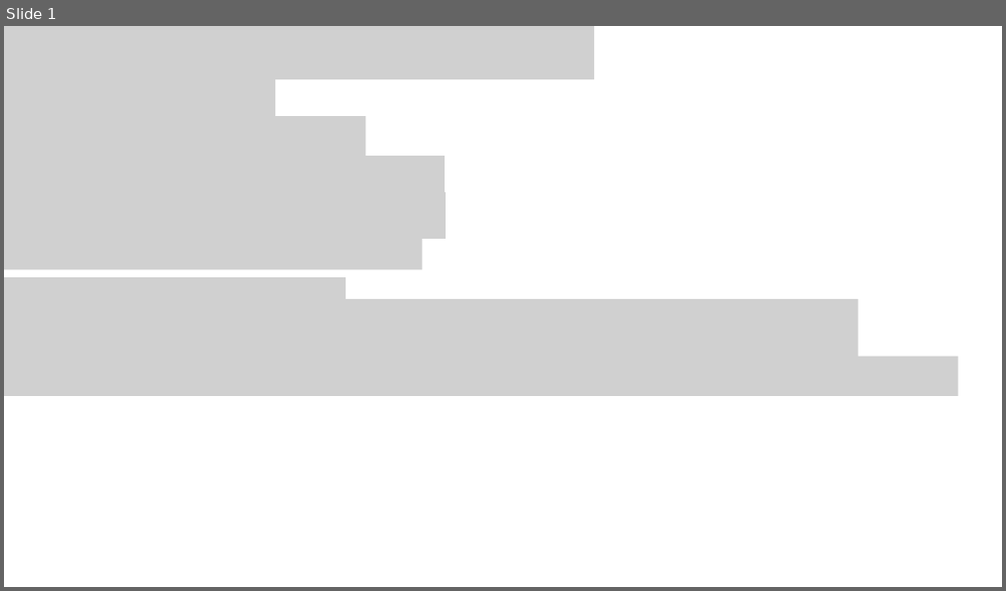
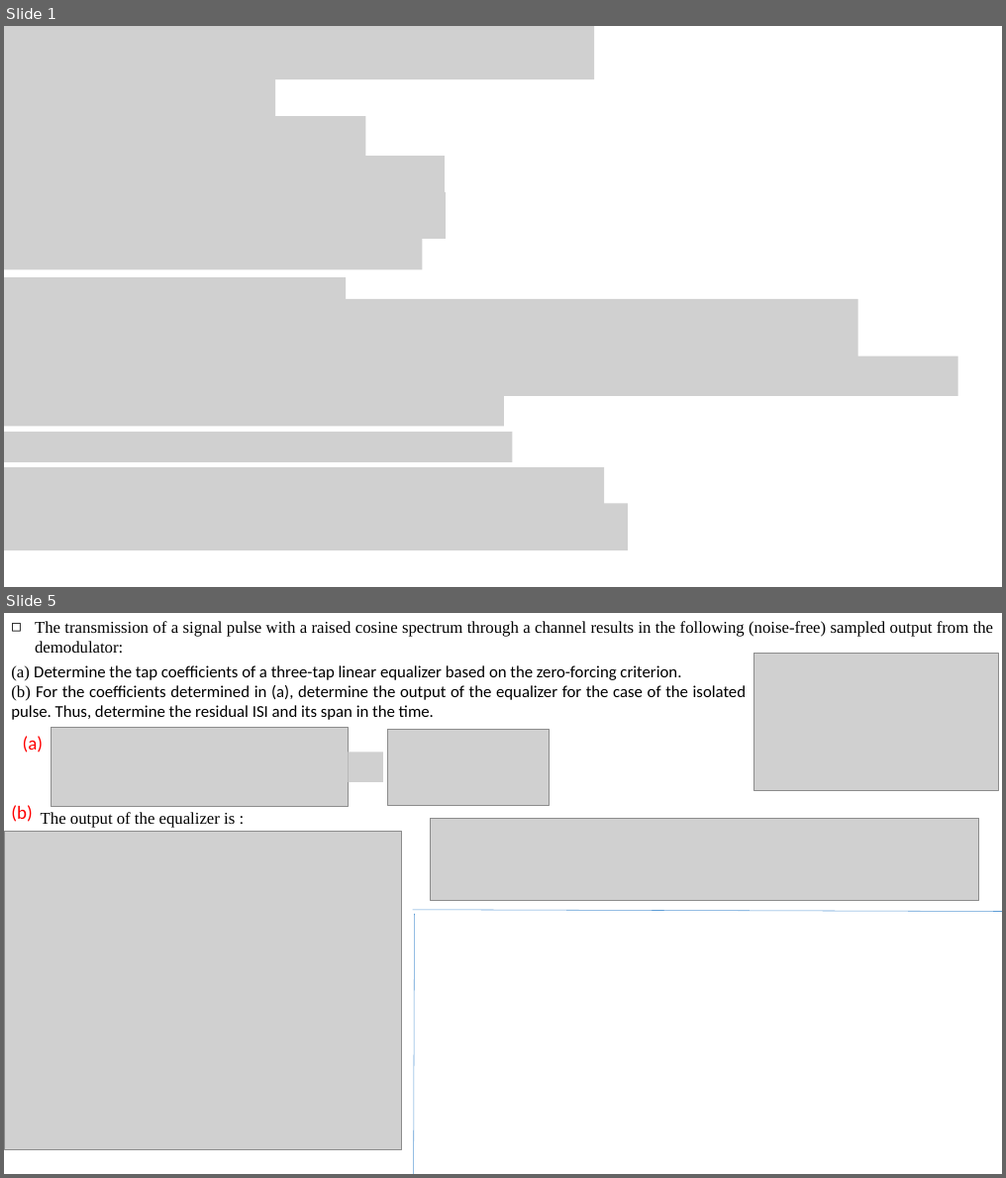
Before and after one commit to chris-nthu/communication, a slide deck: communication_theory/FINAL/FINAL大抄.pptx. Shown one above the other, each under a label of ours: slide 1 before the commit, slides 1 and 5 after it; the slides between them are not shown. The pictures are 1006x591 and 1006x1178 pixels, drawn with LibreOffice and Linux fonts; fonts in the diff are those of the drawing; grey boxes stand for pictures. Boxes give left, top, right and bottom in pixels: in the first picture for what was removed or moved away, otherwise in the second. Text is boxed around its words. In the diff, an @@ line names an element or a change of style, - is before the commit and + after.

```diff
--- a/communication_theory/FINAL/FINAL大抄.pptx
+++ b/communication_theory/FINAL/FINAL大抄.pptx
@@ slide 5 added at (4,613,1002,1174), background #FFFFFF @@
@@ text added at (35,621,993,653), 16 pt, text #000000 @@
+◻ The transmission of a signal pulse with a raised cosine spectrum through a channel results in the following (noise-free) sampled output from the demodulator:
@@ text added at (11,665,746,720), 16 pt, text #000000 @@
+(a) Determine the tap coefficients of a three-tap linear equalizer based on the zero-forcing criterion.
+(b) For the coefficients determined in (a), determine the output of the equalizer for the case of the isolated pulse. Thus, determine the residual ISI and its span in the time.
@@ picture added at (754,653,998,790) @@
@@ picture added at (52,728,349,807) @@
@@ picture added at (387,729,549,805) @@
@@ text added at (23,736,43,753), 18 pt, text #FF0000 @@
+(a)
@@ picture added at (348,753,383,782) @@
@@ text added at (11,805,32,822), 18 pt, text #FF0000 @@
+(b)
@@ text added at (41,812,235,828), 16 pt, text #000000 @@
+The output of the equalizer is :
@@ picture added at (431,818,979,901) @@
@@ picture added at (4,832,402,1151) @@
@@ line added from (413, 910) to (1002, 912), #5B9BD5 0.5 pt @@
@@ line added from (414, 914) to (414, 1174), #5B9BD5 0.5 pt @@
@@ slide 1 changed as well @@
@@ picture added at (4,396,504,426) @@
@@ picture added at (4,432,512,463) @@
@@ picture added at (4,468,604,512) @@
@@ picture added at (4,503,628,551) @@
```
Also in this commit, not shown: 2 other slides changed, 3 other slides added.
